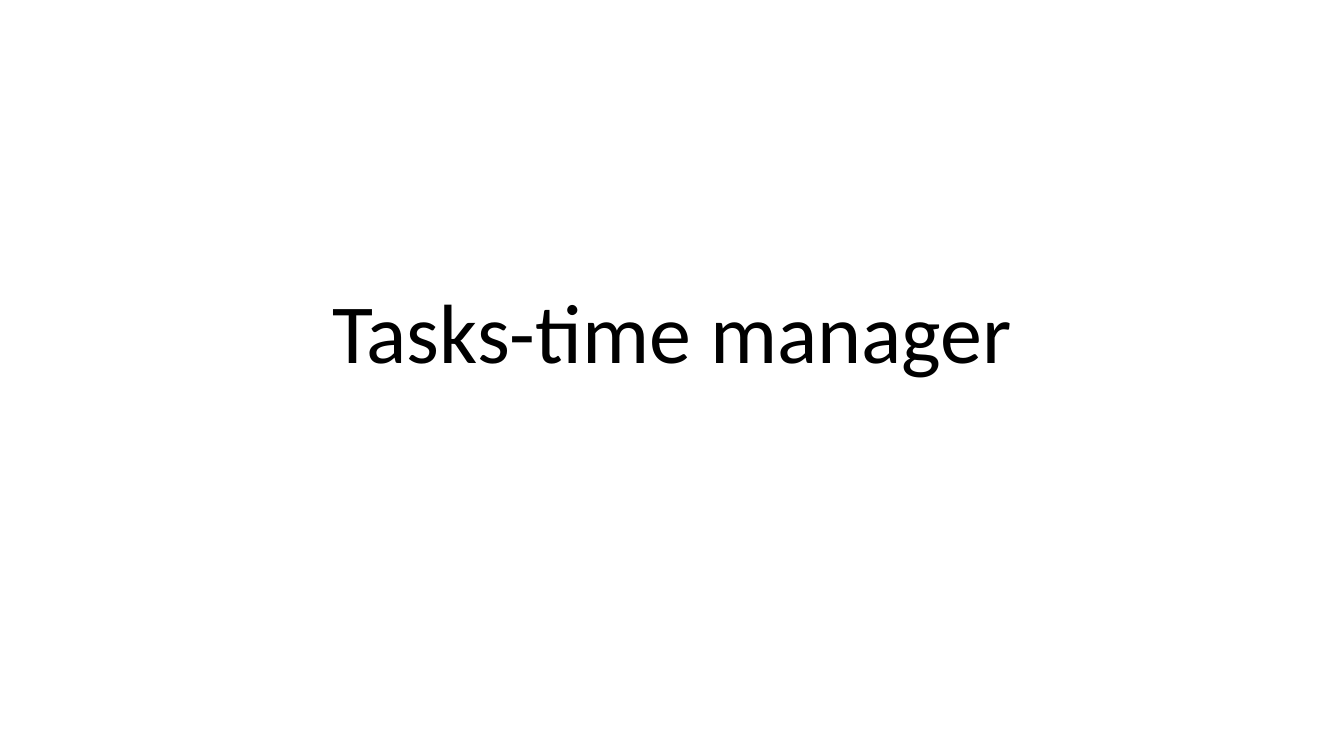
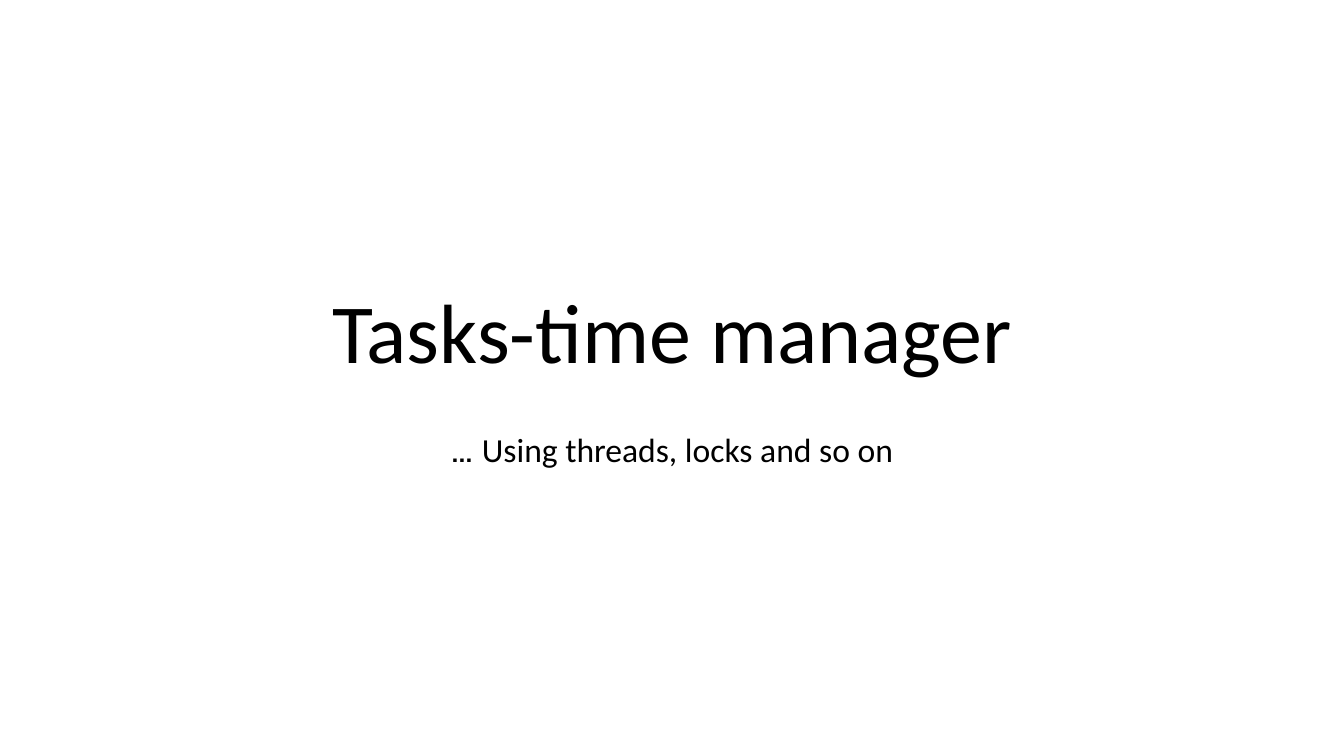
Before and after one commit to hilagithub/timeManager, a slide deck: slide 1 of out/production/timeManagement/מצגת- פרויקט.pptx. Drawn at 1344x756 pixels with LibreOffice and Linux fonts; fonts in the diff are those of the drawing. Boxes give left, top, right and bottom in pixels: in the first picture for what was removed or moved away, otherwise in the second. Text is boxed around its words. In the diff, an @@ line names an element or a change of style, - is before the commit and + after.

```diff
--- a/out/production/timeManagement/מצגת- פרויקט.pptx
+++ b/out/production/timeManagement/מצגת- פרויקט.pptx
@@ subtitle added at <box>482,438,893,468</box>, 24 pt, text #000000 @@
+Using threads, locks and so on …
```
Also in this commit, not shown: 4 other slides changed, 2 slides added, 3 other files.
